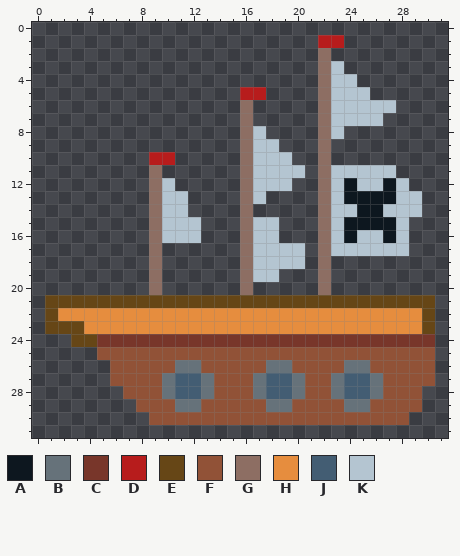
Two versions of one pixel-art sprite, src/main/resources/swan/g09/cs230a2/sprites/Boat.png. Above: the version before the commit.
The file is 32x32 pixels. Colours within 5 levels of each other are drawn and written as one.
Palette (. is transparent): A #0d171f  B #66727a  C #78362a  D #b71c1c  E #664616  F #915237  G #8d6e63  H #e68d3e  J #435d73  K #b4c5d1
Pixels before, first column x 1:
 1 .....................DD.......
 2 .....................G........
 3 .....................GK.......
 4 .....................GKK......
 5 ...............DD....GKKK.....
 6 ...............G.....GKKKKK...
 7 ...............G.....GKKKK....
 8 ...............GK....GK.......
 9 ...............GKK...G........
10 ........DD.....GKKK..G........
11 ........G......GKKKK.GKKKKK...
12 ........GK.....GKKK..GKAKKAK..
13 ........GKK....GK....GKAAAAKK.
14 ........GKK....G.....GKKAAKKK.
15 ........GKKK...GKK...GKAAAAK..
16 ........GKKK...GKK...GKAKKAK..
17 ........G......GKKKK.GKKKKKK..
18 ........G......GKKKK.G........
19 ........G......GKK...G........
20 ........G......G.....G........
21 EEEEEEEEEEEEEEEEEEEEEEEEEEEEEE
22 EHHHHHHHHHHHHHHHHHHHHHHHHHHHHE
23 EEEHHHHHHHHHHHHHHHHHHHHHHHHHHE
24 ..EECCCCCCCCCCCCCCCCCCCCCCCCCC
25 ....FFFFFFFFFFFFFFFFFFFFFFFFFF
26 .....FFFFFBBFFFFFBBFFFFBBFFFFF
27 .....FFFFBJJBFFFBJJBFFBJJBFFFF
28 ......FFFBJJBFFFBJJBFFBJJBFFF.
29 .......FFFBBFFFFFBBFFFFBBFFFF.
30 ........FFFFFFFFFFFFFFFFFFFF..
After:
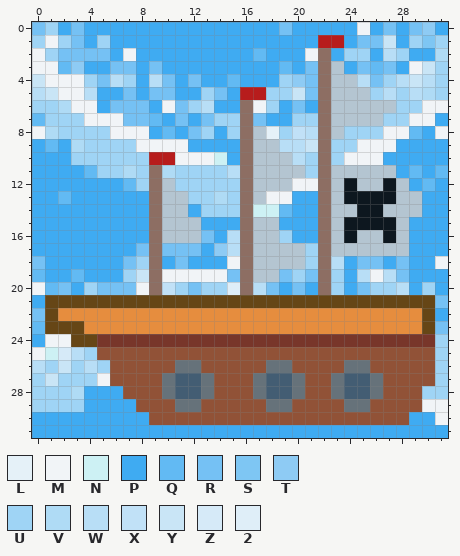
Colours new in this view: L #e5f1f8  M #f1f4f7  N #cdf1f4  P #3fabf2  Q #62baf3  R #75c1f4  S #7ec6f3  T #8ecbf4  U #9fd4f5  V #afdbf5  W #b8def6  X #c1e1f7  Y #c9e5f6  Z #d6eaf8  2 #dfeef8
Commit message: added water background to boat
What changed:
Changed rows in their new state; - is an unchanged pixel.
first column x 0:
 0 RUPRPPPPPPPPPPPPPPPRPPPPPMPRPRTP
 1 UMURPUPPPPPPPPPPPPPPPP--PRRYPUSU
 2 MURRRRPMPPPPPPPPPQPPPM-PUUPWUPPV
 3 MMQTPPRRPRPPPPPPPPPQPR--PRQRPMYU
 4 YMMMURWUPWRPRPPQPPPUTR---WRUWYWU
 5 WYMMWPPRPRRPPURP--UUYR----UWUWVU
 6 UUVMMPRRRPMRUWPP-MUPRP------UUMM
 7 QUUUMMMRRQPRPRUU-RPPUU-----UUMMP
 8 MVUUUUMMMPQPRUPU--LUXW--UUUMMQPM
 9 PQPVUUUUMMMMPPPP---WWY-UUMMMPPPP
10 PPPUUUUUU--MMMNP----WU-UMMMPPPPP
11 PPPPQUUVU-VUUUUW-----U------PQPQ
12 PPPPPPPQU--UUUUU----MM-------PQP
13 PPQPPPPPP---UUVU--MMPP--------PP
14 PPPPPPPPP---PUUU-NNQPP--------PP
15 PPPPPPPPP----PPP---PPP-------PPP
16 PPPPPPPPP----RPW---UPP-------PPP
17 PPPPPPPPR-RRRPTW-----U-------PPP
18 RPPPPPPRU-PRPPPM-----U-WPRRPRPPM
19 QPPQPPPUY-MMMMMR---RUR-UPWMWRPPP
20 MQRPURRRM-XURUU2-WRPRP-UPRUUWPUP
21 P------------------------------R
22 R------------------------------P
23 Q------------------------------R
24 PMM----------------------------U
25 MNZWU--------------------------U
26 WUYUWU-------------------------U
27 UYUUUM-------------------------U
28 UUUVPPP-----------------------UU
29 UUUUPPPP----------------------MM
30 PPPPPPPPP--------------------PPM
31 PPPPPPPPPPPPPPPPPPPPPPPPPPPPPPPP
Where, in picture pixels (left, top, right, bottom), the same in both pictures:
added: (32, 22, 448, 438)
